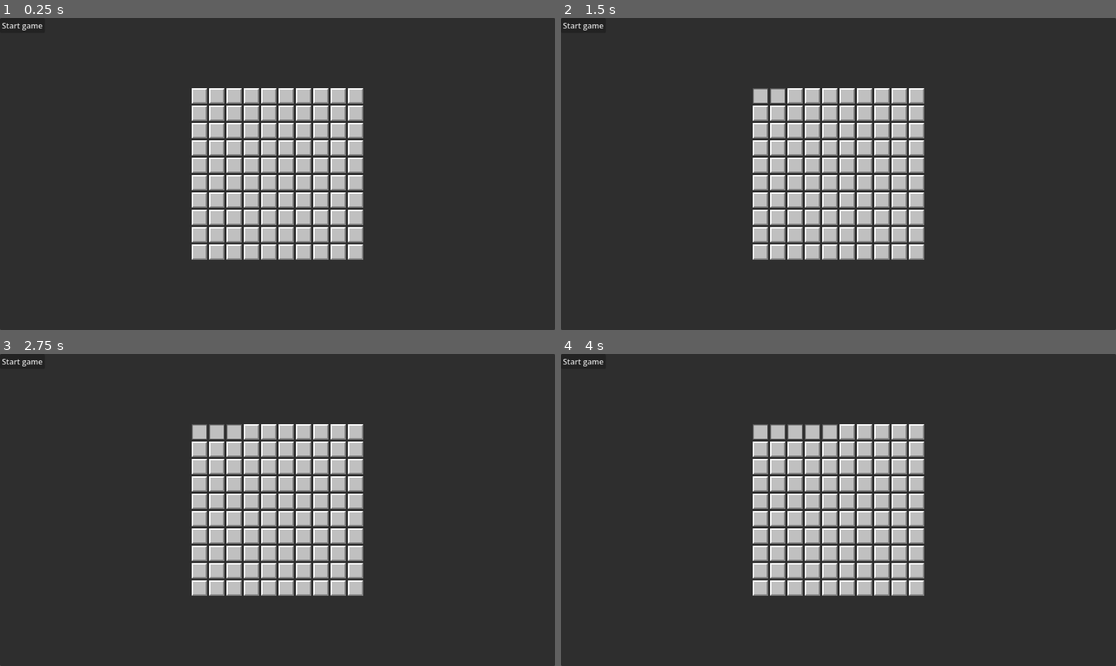
Above: before the commit, frames 1-4 (two rows, left to right).
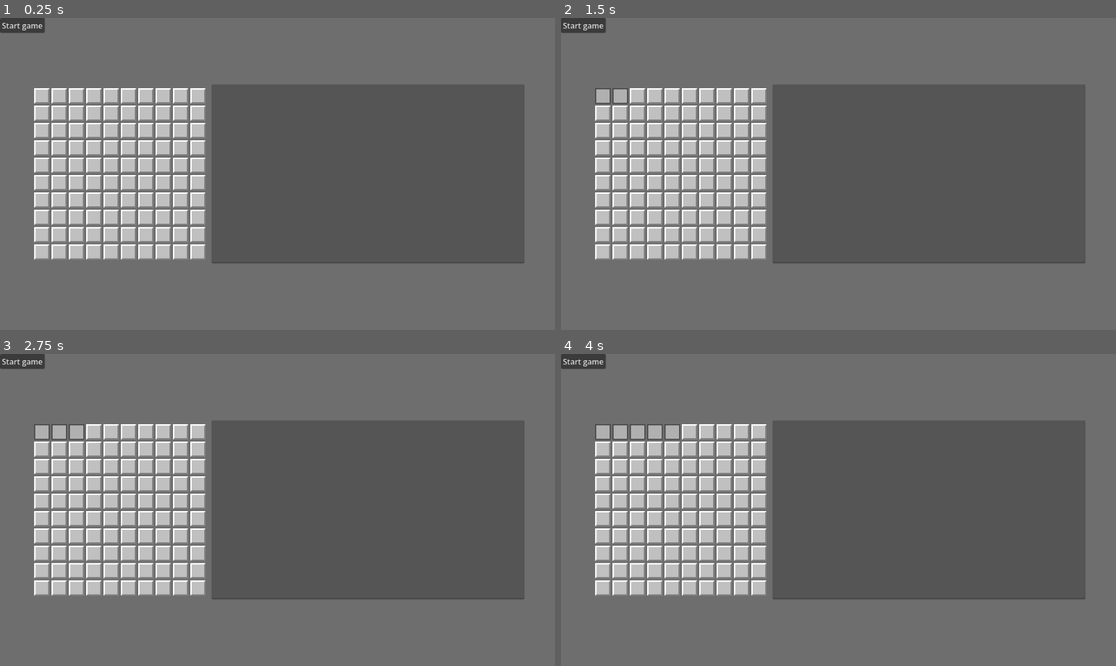
Above: after the commit, the same moments.

Repository: brun0-matheus/zk_minesweeper
Game: Godot game, scene res://scenes/main.tscn
The game is run twice, just before and just after one commit, with the same random seed, the same clock (stepped at 60 frames per second) and the same inputs.
Inputs (mouse positions are in pixels of both pictures, inside the frame that each line leads up to; where the layout moved, square brackets give the same spot in the first picture):
- Up to frame 1 (0.25 s): no input
- Up to frame 2 (1.5 s): click (605, 96) [760, 96] at 0.5 s; click (622, 96) [777, 96] at 1.25 s
- Up to frame 3 (2.75 s): click (77, 432) [233, 432] at 2 s
- Up to frame 4 (4 s): click (655, 432) [810, 432] at 2.75 s; click (672, 432) [827, 432] at 3.5 s

The runs differ from the first frame. In frame 1, 98% of the frame differs, in the area x 0-100%, y 0-100%; in frame 2, 98%; in frame 3, 98%; in frame 4, 98%.
Error before the commit: Invalid operands 'String' and 'Nil' in operator 'in'. (res://scenes/controller.gd:111)
Error after the commit: Invalid operands 'String' and 'Nil' in operator 'in'. (res://scenes/controller.gd:151)

Commit message:
Update API to separate calls for client functions, update game accordingly

Diff:
--- /dev/null
+++ b/game/assets/stylebox_btn_mine.tres
@@ -0,0 +1,6 @@
+[gd_resource type="StyleBoxTexture" format=3 uid="uid://cr55skwv5xqgr"]
+
+[ext_resource type="Texture2D" uid="uid://dqp5calc6tej" path="res://assets/btn_mine.png" id="1_8y0ja"]
+
+[resource]
+texture = ExtResource("1_8y0ja")
--- a/game/assets/stylebox_btn_pressed.tres
+++ b/game/assets/stylebox_btn_pressed.tres
@@ -1,9 +1,9 @@
 [gd_resource type="StyleBoxFlat" format=3 uid="uid://q2ia27ssqccs"]
 
 [resource]
-bg_color = Color(0.7529412, 0.7529412, 0.7529412, 1)
+bg_color = Color(0.6901961, 0.6901961, 0.6901961, 1)
 border_width_left = 2
 border_width_top = 2
 border_width_right = 2
 border_width_bottom = 2
-border_color = Color(0.33333334, 0.33333334, 0.33333334, 1)
+border_color = Color(0.26666668, 0.26666668, 0.26666668, 1)
--- a/game/scenes/controller.gd
+++ b/game/scenes/controller.gd
@@ -3,6 +3,10 @@
 var GRID_SIZE = 10
 var GAME_INITIALIZED = false
 var LAST_PRESS = []
+
+var GAME_STATE = ''
+
+var BTN_PATH = "/root/Control/MarginContainer/PanelContainer/MarginContainer/HBoxContainer/MarginContainer/GridContainer/Button"
 
 # Called when the node enters the scene tree for the first time.
 func _ready() -> void:
@@ -37,27 +41,49 @@
 
 
 
-func _post(url: String, body: String) -> Error:
+func _hpost(url: String, body: Dictionary) -> Error:
 	var headers = [
 		"Content-Type: application/json",
 	]
 
-	return %HTTPRequest.request(url, headers, HTTPClient.METHOD_POST, body)
+	print("sent POST to ", url, body)
+
+	return %HTTPRequest.request("http://localhost:5000/" + url, headers, HTTPClient.METHOD_POST, JSON.stringify(body))
+
+
+func _hput(url: String, body: Dictionary) -> Error:
+	var headers = [
+		"Content-Type: application/json",
+	]
+
+	print("sent PUT to ", url, body)
+
+	return %HTTPRequest.request("http://localhost:5000/" + url, headers, HTTPClient.METHOD_PUT, JSON.stringify(body))
+
+
+func _hget(url: String) -> Error:
+	var headers = [
+		"Content-Type: application/json",
+	]
+
+	print("sent GET to ", url)
+
+	return %HTTPRequest.request("http://localhost:5000/" + url, headers, HTTPClient.METHOD_GET, "")
 
 func _on_start_pressed():
-	print("Initializing game")
-
-	_post("http://localhost:5000/api/setup", JSON.stringify({}))
+	GAME_INITIALIZED = false
+	%TxtConsole.clear()
+	_hpost("api/setup", {})
 
 
 func _on_btn_pressed(coords):
 	LAST_PRESS = coords
 	if GAME_INITIALIZED == false:
-		_post("http://localhost:5000/api/init", JSON.stringify({"c_x": coords[0], "c_y": coords[1]}))
+		_hpost("api/init", {"c_x": coords[0], "c_y": coords[1]})
 		return
 
 	else:
-		_post("http://localhost:5000/api/dig", JSON.stringify({"x": coords[0], "y": coords[1]}))
+		_hpost("api/dig", {"x": coords[0], "y": coords[1]})
 
 
 func _get_color_from_mine_count(count: String) -> Color:
@@ -98,10 +124,24 @@
 func _on_btn_input(event, coords):
 	if event is InputEventMouseButton and event.pressed:
 		if event.button_index == MOUSE_BUTTON_RIGHT:
-			var btn: Button = get_node_or_null("/root/Control/MarginContainer/PanelContainer/MarginContainer/GridContainer/Button" + str(coords[0]) + str(coords[1]))
-			btn.add_theme_stylebox_override("normal", load("uid://22knxqinbccq"))
-			btn.add_theme_stylebox_override("hover", load("uid://22knxqinbccq"))
-
+			var btn: Button = get_node_or_null(BTN_PATH + str(coords[0]) + str(coords[1]))
+			var btn_flag = load("uid://22knxqinbccq")
+			var btn_base = load("uid://c6ky12hstygjc")
+
+			var style = btn.get_theme_stylebox("normal")
+			if style == btn_flag:
+				btn.add_theme_stylebox_override("normal", btn_base)
+				btn.add_theme_stylebox_override("hover", btn_base)
+			else:
+				btn.add_theme_stylebox_override("normal", load("uid://22knxqinbccq"))
+				btn.add_theme_stylebox_override("hover", load("uid://22knxqinbccq"))
+
+
+func _append_console(txt: String):
+	var lines = %TxtConsole.get_line_count()
+	var idx = lines - 1
+	%TxtConsole.insert_line_at(idx, txt)
+	%TxtConsole.set_line_as_first_visible(idx)
 
 func _on_request_completed(result, response_code, headers, body):
 	print(headers)
@@ -109,18 +149,117 @@
 	print(json)
 
 	if "game_state" in json:
-		if json["game_state"] == "setup":
-			GAME_INITIALIZED = false
-		if json["game_state"] == "init":
-			GAME_INITIALIZED = true
-
-	if "data" in json:
-		if "mine_count" in json['data']:
-			var btn: Button = get_node_or_null("/root/Control/MarginContainer/PanelContainer/MarginContainer/GridContainer/Button" + str(LAST_PRESS[0]) + str(LAST_PRESS[1]))
-			_update_btn(btn, str(int(json['data']['mine_count'])))
-		elif "is_mine" in json['data']:
-			var btn: Button = get_node_or_null("/root/Control/MarginContainer/PanelContainer/MarginContainer/GridContainer/Button" + str(LAST_PRESS[0]) + str(LAST_PRESS[1]))
-			_update_btn(btn, "B")
+		var gs = json['game_state']
+		match gs:
+			"setup":
+				print("game is setup")
+				_append_console("[SERVER] setup game")
+			"init":
+				_append_console("[SERVER] initialized game")
+				await get_tree().create_timer(.25).timeout
+				_append_console("[CLIENT] requested challenge for game creation")
+				await get_tree().create_timer(.25).timeout
+				_hget("api/create_game")
+			"challenge_create_game":
+				var challenge = json['data']['challenge']
+				_append_console("[CLIENT] generated challenge: ")
+				_append_console(challenge)
+				await get_tree().create_timer(.25).timeout
+				_append_console("[CLIENT] requesting server response")
+				await get_tree().create_timer(.25).timeout
+				_hpost("api/create_game", {"challenge": challenge})
+			"challenge_create_game_reply":
+				var challenge = json['data']['challenge']
+				var response = json['data']['response']
+				_append_console("[SERVER] received response from server: ")
+				_append_console(response)
+				await get_tree().create_timer(.125).timeout
+				_hput("api/create_game", {"challenge": challenge, "response": response})
+			"challenge_create_game_verified":
+				var verified = bool(json['data']['verified'])
+				var mine_count = int(json['data']['mine_count'])
+
+				_append_console("[CLIENT] verified game settings. mine count: " + str(mine_count))
+				_append_console("[CLIENT] requesting game permutation from server")
+
+				_hpost("api/permute", {})
+			"ready":
+				var num_commits = int(json['data']['permutation_length'])
+				_append_console("[CLIENT] received number of commitments: " + str(num_commits))
+				GAME_INITIALIZED = true
+			"dig_mine":
+				var is_mine = bool(json['data']['mine'])
+				var x = int(json['data']['x'])
+				var y = int(json['data']['y'])
+				var secret = json['data']['secret']
+
+				_append_console("[SERVER] revealed commitment at (%d,%d), found mine" % [x, y])
+				await get_tree().create_timer(.125).timeout
+				_append_console("[CLIENT] verifying info from server")
+				await get_tree().create_timer(.125).timeout
+
+				_hput("api/dig", {"secret": secret, "is_mine": is_mine, "x": x, "y": y})
+			"dig_mine_verified":
+				var verified = bool(json['data']['verified'])
+				var x = int(json['data']['x'])
+				var y = int(json['data']['y'])
+
+				var btn: Button = get_node_or_null(BTN_PATH + str(x) + str(y))
+
+				_append_console("[CLIENT] verified information")
+
+				var btn_mine = load("uid://cr55skwv5xqgr")
+
+				btn.add_theme_stylebox_override("normal", btn_mine)
+				btn.add_theme_stylebox_override("pressed", btn_mine)
+				btn.add_theme_stylebox_override("disabled", btn_mine)
+				btn.add_theme_stylebox_override("hover", btn_mine)
+			"dig_challenge":
+				var x = int(json['data']['x'])
+				var y = int(json['data']['y'])
+				var cnt = int(json['data']['mine_count'])
+				var challenge = json['data']['challenge']
+
+				_append_console("[SERVER] cell at (%d,%d) has %d neighboring mines" % [x, y, cnt])
+				await get_tree().create_timer(.125).timeout
+				_append_console("[CLIENT] requesting response from server with challenge")
+				_append_console(challenge)
+
+				await get_tree().create_timer(.125).timeout
+
+				_hput("api/dig", {"challenge": challenge, "is_mine": false, "x": x, "y": y})
+			"dig_challenge_reply":
+				var challenge = json['data']['challenge']
+				var response = json['data']['response']
+
+				_append_console("[SERVER] response for client challenge is")
+				_append_console(response)
+				await get_tree().create_timer(.125).timeout
+				_append_console("[CLIENT] verifying server response")
+
+				await get_tree().create_timer(.125).timeout
+
+				_hpost("api/verify_dig", {"challenge": challenge, "response": response})
+			"dig_challenge_verified":
+				var verified = bool(json['data']['verified'])
+				var x = int(json['data']['x'])
+				var y = int(json['data']['y'])
+				var cnt = int(json['data']['mine_count'])
+
+				_append_console("[CLIENT] verified response from server")
+
+				var btn: Button = get_node_or_null(BTN_PATH + str(x) + str(y))
+				_update_btn(btn, str(cnt))
+			_:
+				pass
+
+	#if "data" in json:
+	#	if "mine_count" in json['data']:
+	#		var btn: Button = get_node_or_null("/root/Control/MarginContainer/PanelContainer/MarginContainer/GridContainer/Button" + str(LAST_PRESS[0]) + str(LAST_PRESS[1]))
+	#		_update_btn(btn, str(int(json['data']['mine_count'])))
+	#	elif "is_mine" in json['data']:
+	#		var btn: Button = get_node_or_null("/root/Control/MarginContainer/PanelContainer/MarginContainer/GridContainer/Button" + str(LAST_PRESS[0]) + str(LAST_PRESS[1]))
+	#		_update_btn(btn, "B")
 
 
 # Called every frame. 'delta' is the elapsed time since the previous frame.
--- a/game/scenes/main.tscn
+++ b/game/scenes/main.tscn
@@ -1,6 +1,9 @@
 [gd_scene format=3 uid="uid://c660orihqqh0o"]
 
 [ext_resource type="Script" uid="uid://bnl7s1eef35og" path="res://scenes/controller.gd" id="1_sugp2"]
+
+[sub_resource type="StyleBoxFlat" id="StyleBoxFlat_o5qli"]
+bg_color = Color(0.5409904, 0.54099053, 0.5409904, 0.5529412)
 
 [node name="Control" type="Control" unique_id=557710672]
 layout_mode = 3
@@ -18,6 +21,7 @@
 
 [node name="PanelContainer" type="PanelContainer" parent="MarginContainer" unique_id=181435843]
 layout_mode = 2
+theme_override_styles/panel = SubResource("StyleBoxFlat_o5qli")
 
 [node name="BtnStart" type="Button" parent="MarginContainer/PanelContainer" unique_id=1863496392]
 unique_name_in_owner = true
@@ -31,10 +35,38 @@
 size_flags_horizontal = 4
 size_flags_vertical = 4
 
-[node name="GridContainer" type="GridContainer" parent="MarginContainer/PanelContainer/MarginContainer" unique_id=670881733]
+[node name="HBoxContainer" type="HBoxContainer" parent="MarginContainer/PanelContainer/MarginContainer" unique_id=144154711]
+layout_mode = 2
+theme_override_constants/separation = 4
+
+[node name="MarginContainer" type="MarginContainer" parent="MarginContainer/PanelContainer/MarginContainer/HBoxContainer" unique_id=1102919983]
+layout_mode = 2
+theme_override_constants/margin_left = 8
+theme_override_constants/margin_top = 8
+theme_override_constants/margin_right = 8
+theme_override_constants/margin_bottom = 8
+
+[node name="GridContainer" type="GridContainer" parent="MarginContainer/PanelContainer/MarginContainer/HBoxContainer/MarginContainer" unique_id=670881733]
 unique_name_in_owner = true
 layout_mode = 2
 columns = 10
 
+[node name="TxtConsole" type="TextEdit" parent="MarginContainer/PanelContainer/MarginContainer/HBoxContainer" unique_id=779284866]
+unique_name_in_owner = true
+custom_minimum_size = Vector2(650, 0)
+layout_mode = 2
+theme_override_colors/font_color = Color(1, 1, 1, 1)
+theme_override_colors/font_readonly_color = Color(1, 1, 1, 1)
+editable = false
+context_menu_enabled = false
+emoji_menu_enabled = false
+shortcut_keys_enabled = false
+drag_and_drop_selection_enabled = false
+middle_mouse_paste_enabled = false
+wrap_mode = 1
+tab_input_mode = false
+virtual_keyboard_enabled = false
+scroll_smooth = true
+
 [node name="HTTPRequest" type="HTTPRequest" parent="." unique_id=1918390617]
 unique_name_in_owner = true
Binary file added: game/assets/btn_mine.png
Not shown, added: game/assets/btn_mine.png.import
Not shown, changed: game_api.py
